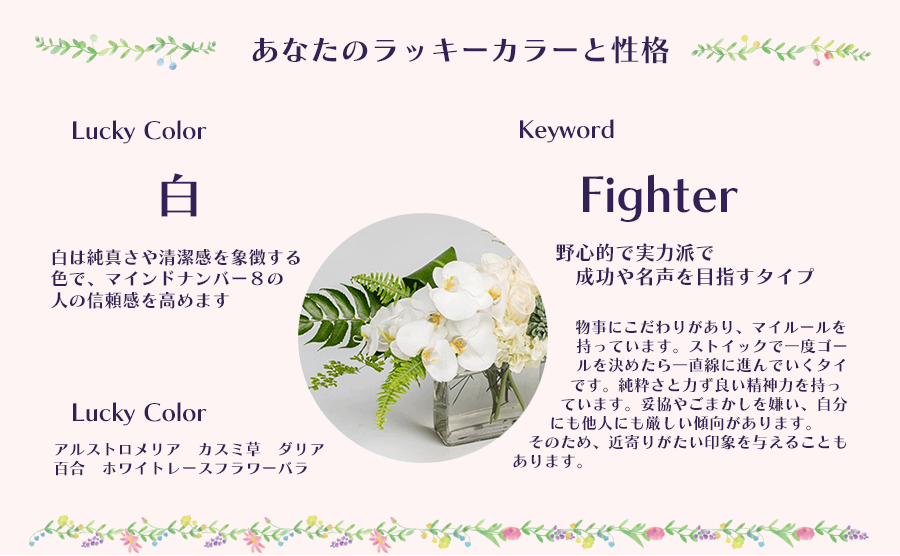
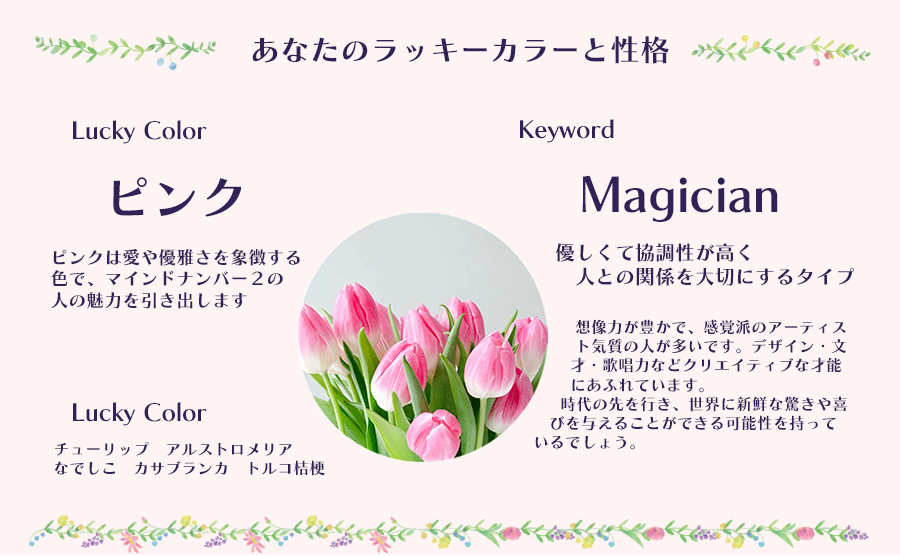
Layer changes from the first (900, 556) image to the second:
renamed "白" to "ピンク", painted on it over bbox(113, 173, 241, 217)
renamed "アルストロメリア カスミ草 ダリア 百合 ホワイトレースフラワーバラ" to "チューリップ アルストロメリア なでしこ カサブランカ トルコ桔梗", painted on it over bbox(54, 441, 325, 476)
renamed "白は純真さや清潔感を象徴する 色で、マインドナンバー８の 人の信頼感を高めます" to "ピンクは愛や優雅さを象徴する 色で、マインドナンバー２の 人の魅力を引き出します", painted on it over bbox(52, 249, 263, 309)
renamed "08_white" to "02_pink", painted on it over bbox(298, 213, 548, 463)
renamed "物事にこだわりがあり、マイルールを 持っています。ストイックで一度ゴー ルを決めたら一直線に進ん" to "想像力が豊かで、感覚派のアーティス ト気質の人が多いです。デザイン・文 才・歌唱力などクリ", painted on it over bbox(498, 319, 848, 469)
renamed "野心的で実力派で 成功や名声を目指すタイプ" to "優しくて協調性が高く 人との関係を大切にするタイプ", painted on it over bbox(555, 243, 854, 286)
painted on "King" over bbox(582, 174, 778, 222)
